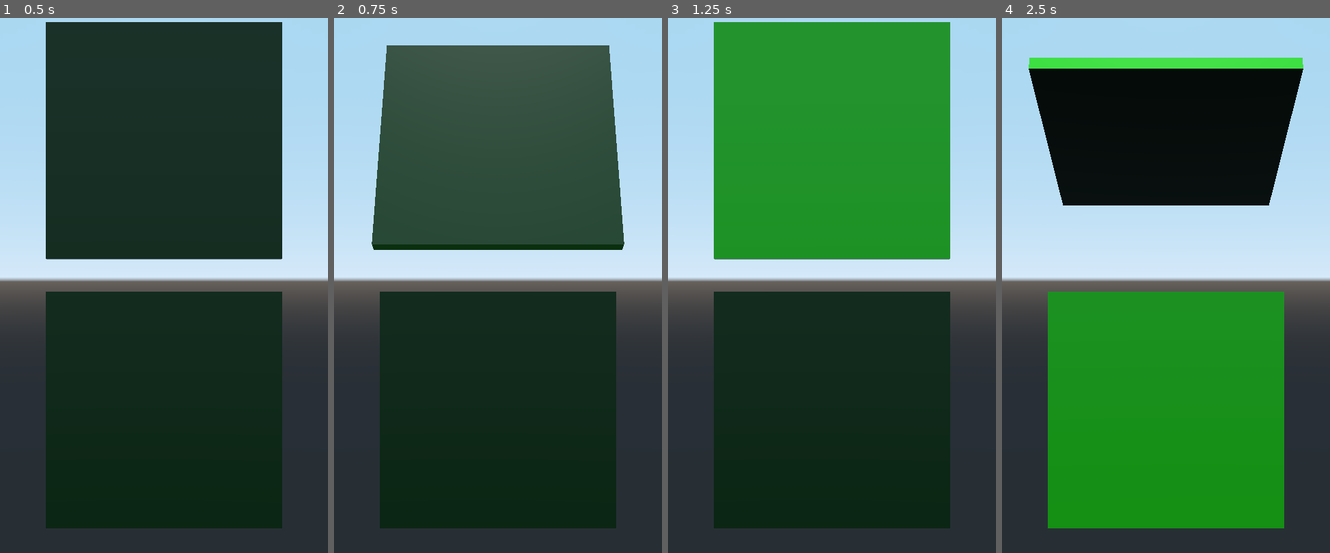
Above: before the commit, frames 1-4 (left to right).
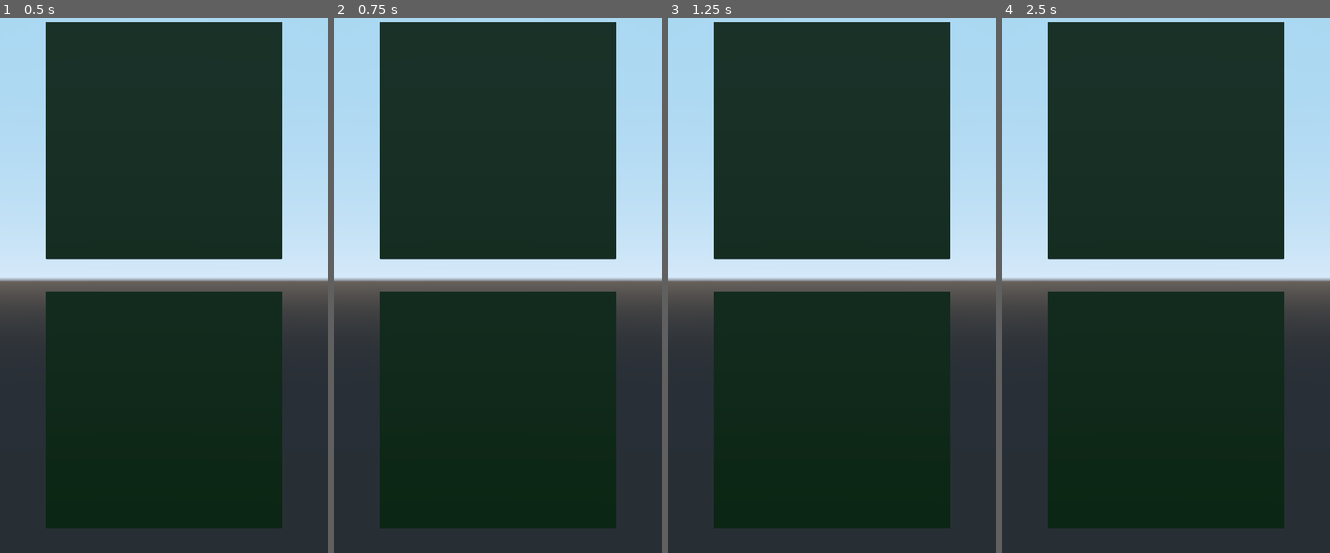
Above: after the commit, the same moments.

Repository: bentles/Tetra
Game: Godot game, scene res://Game.tscn
Two runs of this game, one before a commit and one after it. Both use one fixed random seed, a clock stepped at 60 frames per second and the inputs below.
Inputs (mouse positions are in pixels of both pictures, inside the frame that each line leads up to):
- Up to frame 1 (0.5 s): no input
- Up to frame 2 (0.75 s): tap Enter at 0.5 s; move the mouse to (570, 253) at 0.52 s; click (570, 253) at 0.67 s
- Up to frame 3 (1.25 s): no input
- Up to frame 4 (2.5 s): move the mouse to (1100, 306) at 1.27 s; click (1100, 306) at 1.42 s; move the mouse to (1198, 157) at 2.02 s; click (1198, 157) at 2.17 s

Frame 1 is identical in both runs. In frame 2, 32% of the frame differs, in the area x 11-89%, y 0-46%; in frame 3, 32%; in frame 4, 65%, in the area x 8-92%, y 0-96%.

Commit message:
trying mobile events

Diff:
--- a/Tetra/Tetra.gd
+++ b/Tetra/Tetra.gd
@@ -46,8 +46,11 @@
 	pass
 
 func _on_TetraBody_input_event(camera, event, position, normal, shape_idx):
-	if event is InputEventMouseButton && event.pressed:
-		if event.button_index == BUTTON_RIGHT:
-			split()
-		elif event.button_index == BUTTON_LEFT:
-			flip()
+	if event is InputEventScreenTouch && !event.pressed:
+		split()
+
+	#elif event is InputEventMouseButton && event.pressed:
+	#	if event.button_index == BUTTON_RIGHT:
+	#		split()
+	#	elif event.button_index == BUTTON_LEFT:
+	#		flip()
